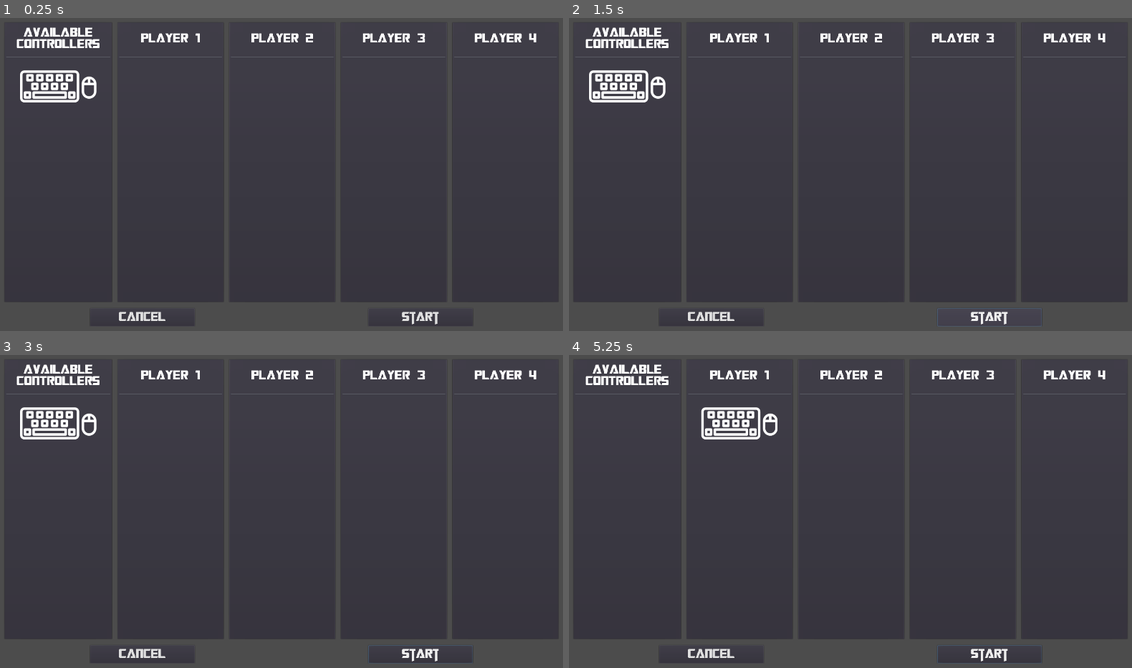
Above: before the commit, frames 1-4 (two rows, left to right).
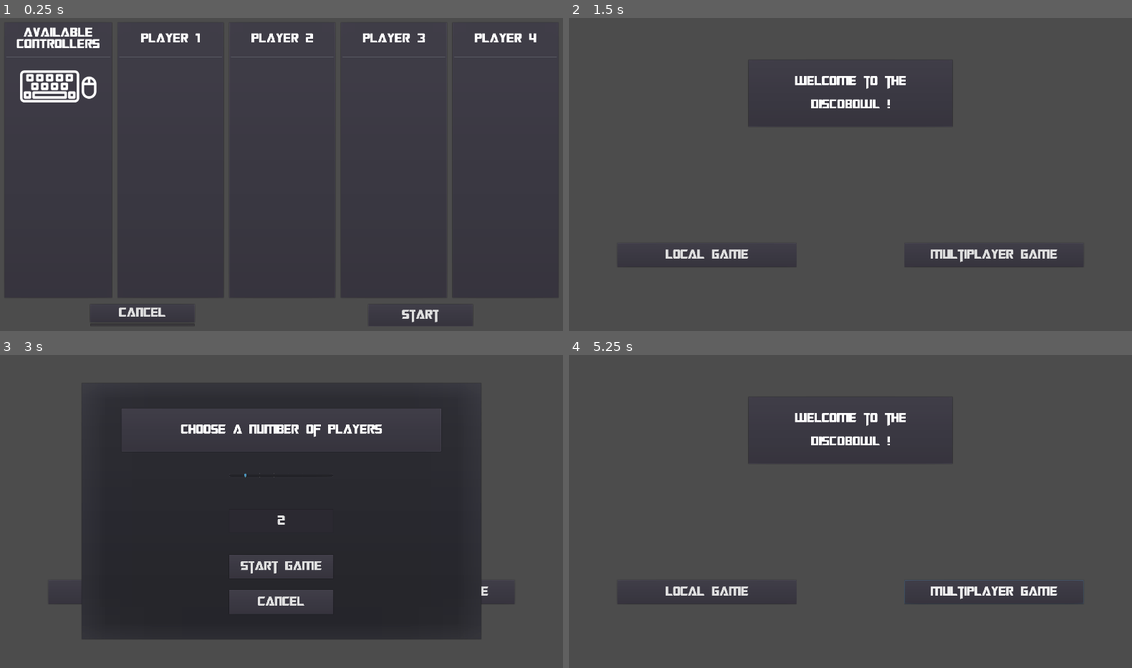
Above: after the commit, the same moments.

Repository: Reituag/DiscoBowl
Game: Godot game, scene res://Sources/UI/ControllerSelection/CtrlerSelect_Menu.tscn
Same seed, same stepped clock (60 frames per second), same inputs: the game is played once before the commit and once after it. This scene is started directly instead of the project's main scene.
Inputs (mouse positions are in pixels of both pictures, inside the frame that each line leads up to):
- Up to frame 1 (0.25 s): no input
- Up to frame 2 (1.5 s): click "Cancel" at 0.5 s; click (991, 318) at 1.25 s, where only the run before the commit has a clickable "Start"
- Up to frame 3 (3 s): click (422, 655) at 2 s, where only the run before the commit has a clickable "Start"; click (140, 592) at 2.75 s, where only the run after the commit has a clickable "Local Game"
- Up to frame 4 (5.25 s): click "Cancel" at 3.5 s; click (991, 592) at 4.25 s, where only the run after the commit has a clickable "Multiplayer Game"; move the mouse to (974, 495) at 5.02 s; hold Right (ui_right) from 5.03 s (still down); tap Z at 5.1 s; click (974, 495) at 5.17 s

The runs differ from the first frame. In frame 1, 0.5% of the frame differs, in the area x 1-99%, y 90-98%; in frame 2, 4.1%; in frame 3, 6.9%, in the area x 1-99%, y 2-99%; in frame 4, 4.2%.

Commit message:
Cancel addition of CtrlerSelect_Menu
Connection of an action to the cancel button : Throws back to Main menu.
If action 'ui_cancel' is pressed for a long enough time, cancel is also activated

Diff:
--- a/Project/Sources/Global.gd
+++ b/Project/Sources/Global.gd
@@ -2,6 +2,9 @@
 
 # Number of players
 var nb_players = 4;
+
+# MainMenu preload
+var mainMenu = preload("res://Sources/UI/Menus/MainMenu.tscn")
 
 
 # Called when the node enters the scene tree for the first time.
--- a/Project/Sources/UI/ControllerSelection/CtrlerSelect_Menu.gd
+++ b/Project/Sources/UI/ControllerSelection/CtrlerSelect_Menu.gd
@@ -8,6 +8,10 @@
 onready var ctrler_list : VBoxContainer = $VBoxContainer/CtrlerMatrix/Controllers/VBoxContainer/List
 # HBox containing controller list and player selectors
 onready var ctrler_matrix : HBoxContainer = $VBoxContainer/CtrlerMatrix
+# Cancel button
+onready var cancelButton = $VBoxContainer/Buttons/VBoxContainer/Cancel
+# Cancel Progress
+onready var cancelProgress = $VBoxContainer/Buttons/VBoxContainer/CancelProgress
 
 # Matrix of controller indicators
 # Lines are indexed with keyboard and joypad, colums with player.
@@ -29,6 +33,8 @@
 var player_lists = []
 # Number of connected keyboards
 export var nb_kboards = 1
+
+var isCancelling = false;
 
 # Called when the node enters the scene tree for the first time.
 func _ready():
@@ -52,6 +58,8 @@
 		config_ctrler(false, i)
 
 	Input.connect("joy_connection_changed", self, '_on_joy_connection_changed')
+	cancelButton.connect("pressed", self, '_on_Cancel_pressed')
+	cancelProgress.value = 0
 
 # Fonction allowing to configurate entirely a controller given a device index
 # and a status (keyboard or joypad)
@@ -93,6 +101,15 @@
 		elt.queue_free()
 	ui_matrix.erase(index)
 
+func _process(delta):
+	if isCancelling:
+		cancelProgress.value += 1
+		if cancelProgress.value == cancelProgress.max_value:
+			_on_Cancel_pressed()
+
+func _on_Cancel_pressed():
+	get_tree().change_scene_to(Global.mainMenu)
+
 func _on_joy_connection_changed(device: int, connected: bool):
 	if connected:
 		config_ctrler(false, device)
@@ -117,6 +134,10 @@
 		var index = get_device_index(event)
 		if index != '':
 			lock_controller(index, false)
+		isCancelling = true
+	elif event.is_action_released("ui_cancel"):
+		cancelProgress.value = 0;
+		isCancelling = false
 
 func get_device_index(event):
 	if event is InputEventKey:
--- a/Project/Sources/UI/ControllerSelection/CtrlerSelect_Menu.tscn
+++ b/Project/Sources/UI/ControllerSelection/CtrlerSelect_Menu.tscn
@@ -1,7 +1,20 @@
-[gd_scene load_steps=3 format=2]
+[gd_scene load_steps=4 format=2]
 
 [ext_resource path="res://Sources/UI/ControllerSelection/CtrlerSelect_Menu.gd" type="Script" id=1]
 [ext_resource path="res://Art/game_theme.tres" type="Theme" id=2]
+
+[sub_resource type="StyleBoxFlat" id=1]
+bg_color = Color( 0.0666667, 0.921569, 0.901961, 1 )
+border_width_left = 3
+border_width_top = 3
+border_width_right = 3
+border_width_bottom = 3
+border_color = Color( 1, 1, 1, 0 )
+border_blend = true
+corner_radius_top_left = 2
+corner_radius_top_right = 2
+corner_radius_bottom_right = 2
+corner_radius_bottom_left = 2
 
 [node name="CtrlerSelect_Menu" type="ScrollContainer"]
 anchor_right = 1.0
@@ -24,7 +37,7 @@
 
 [node name="CtrlerMatrix" type="HBoxContainer" parent="VBoxContainer"]
 margin_right = 1860.0
-margin_bottom = 940.0
+margin_bottom = 926.0
 size_flags_horizontal = 3
 size_flags_vertical = 3
 custom_constants/separation = 15
@@ -34,14 +47,14 @@
 
 [node name="Controllers" type="PanelContainer" parent="VBoxContainer/CtrlerMatrix"]
 margin_right = 1860.0
-margin_bottom = 940.0
+margin_bottom = 926.0
 size_flags_horizontal = 3
 
 [node name="VBoxContainer" type="VBoxContainer" parent="VBoxContainer/CtrlerMatrix/Controllers"]
 margin_left = 7.0
 margin_top = 7.0
 margin_right = 1853.0
-margin_bottom = 933.0
+margin_bottom = 919.0
 custom_constants/separation = 10
 
 [node name="Label" type="Label" parent="VBoxContainer/CtrlerMatrix/Controllers/VBoxContainer"]
@@ -74,24 +87,40 @@
 alignment = 1
 
 [node name="Buttons" type="HBoxContainer" parent="VBoxContainer"]
-margin_top = 960.0
+margin_top = 946.0
 margin_right = 1860.0
 margin_bottom = 1020.0
 size_flags_horizontal = 3
 
-[node name="Cancel" type="Button" parent="VBoxContainer/Buttons"]
+[node name="VBoxContainer" type="VBoxContainer" parent="VBoxContainer/Buttons"]
 margin_left = 289.0
 margin_right = 639.0
+margin_bottom = 74.0
+size_flags_horizontal = 6
+
+[node name="Cancel" type="Button" parent="VBoxContainer/Buttons/VBoxContainer"]
+margin_right = 350.0
 margin_bottom = 60.0
 rect_min_size = Vector2( 350, 60 )
 size_flags_horizontal = 6
 theme = ExtResource( 2 )
 text = "Cancel"
 
+[node name="CancelProgress" type="ProgressBar" parent="VBoxContainer/Buttons/VBoxContainer"]
+margin_top = 64.0
+margin_right = 350.0
+margin_bottom = 74.0
+rect_min_size = Vector2( 0, 10 )
+size_flags_horizontal = 3
+theme = ExtResource( 2 )
+custom_styles/fg = SubResource( 1 )
+value = 50.0
+percent_visible = false
+
 [node name="Start" type="Button" parent="VBoxContainer/Buttons"]
 margin_left = 1221.0
 margin_right = 1571.0
-margin_bottom = 60.0
+margin_bottom = 74.0
 rect_min_size = Vector2( 350, 60 )
 size_flags_horizontal = 6
 theme = ExtResource( 2 )
